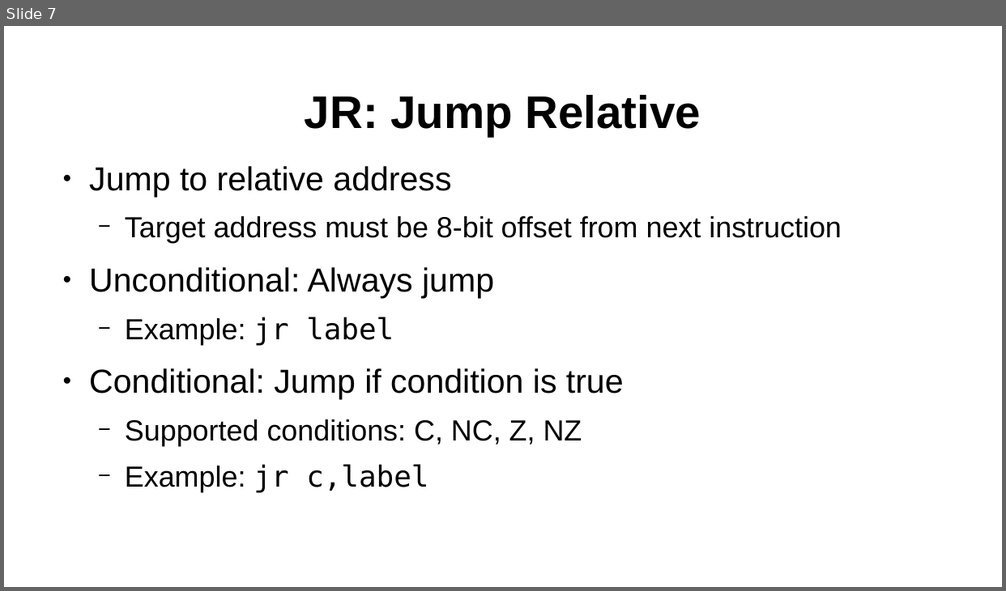
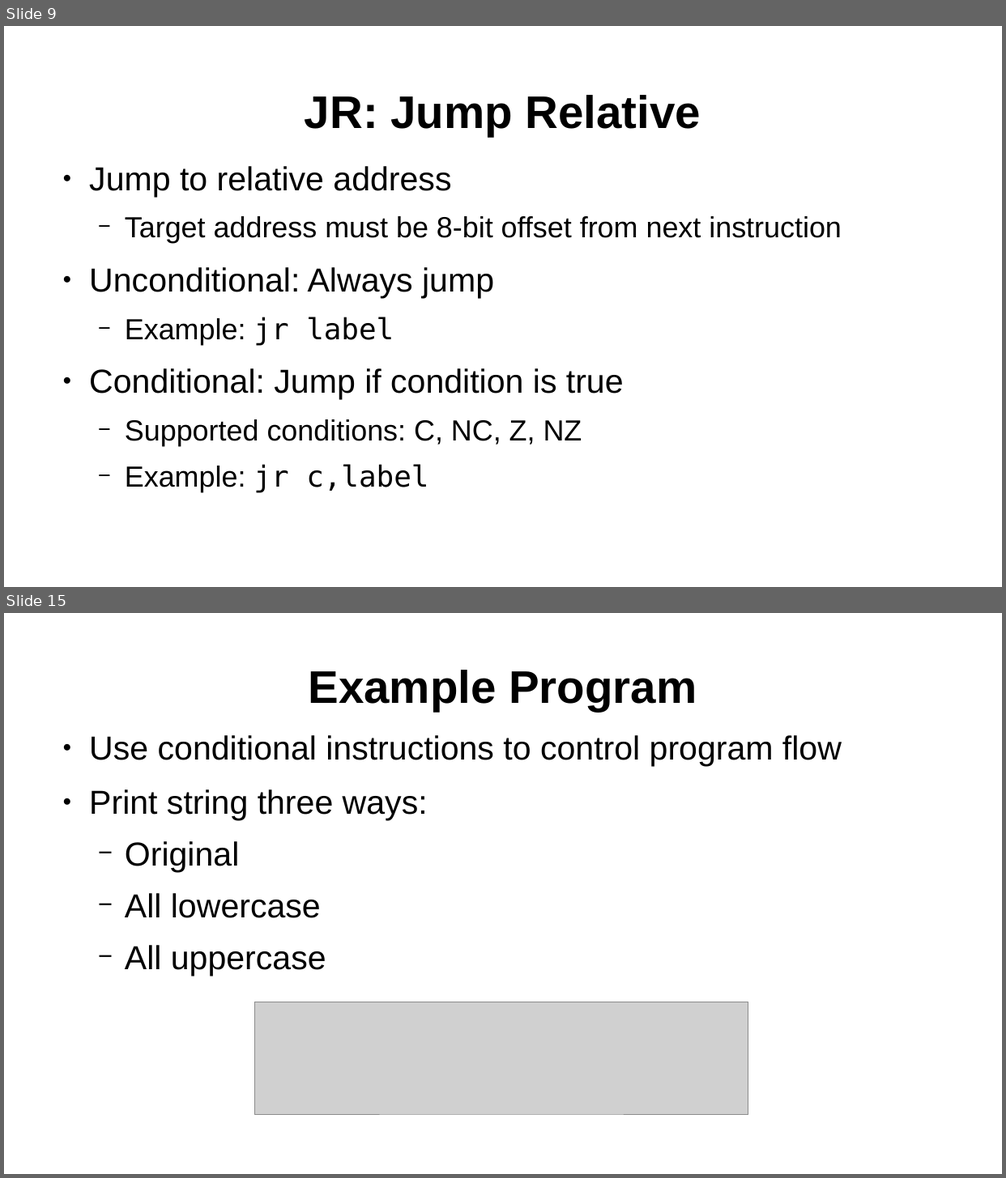
Before and after one commit to SlithyMatt/zxs-assembly-tutorial, a slide deck: Lesson4/Lesson4.odp. Shown one above the other, each under a label of ours: slide 7 before the commit, slides 9 and 15 after it; the slides between them are not shown. The pictures are 1006x591 and 1006x1178 pixels, drawn with LibreOffice and Linux fonts; fonts in the diff are those of the drawing; grey boxes stand for pictures. Boxes give left, top, right and bottom in pixels: in the first picture for what was removed or moved away, otherwise in the second. Text is boxed around its words. In the diff, an @@ line names an element or a change of style, - is before the commit and + after.

Commit message:
Finished Lesson 4 slides and program

```diff
--- a/Lesson4/Lesson4.odp
+++ b/Lesson4/Lesson4.odp
@@ slide 15 added at (x1=4, y1=613, x2=1002, y2=1174), background #FFFFFF @@
@@ title added at (x1=309, y1=670, x2=697, y2=712), 44 pt, text #000000, bold @@
+Example Program
@@ text added at (x1=89, y1=735, x2=842, y2=976), 32 pt, text #000000 @@
+● Use conditional instructions to control program flow
+● Print string three ways:
+  − Original
+  − All lowercase
+  − All uppercase
@@ picture added at (x1=255, y1=1003, x2=748, y2=1114) @@
@@ what was slide 7 is now slide 9 @@
```
Also in this commit, not shown: 1 slide changed, 5 other slides added, 12 slides removed, 2 other files.
